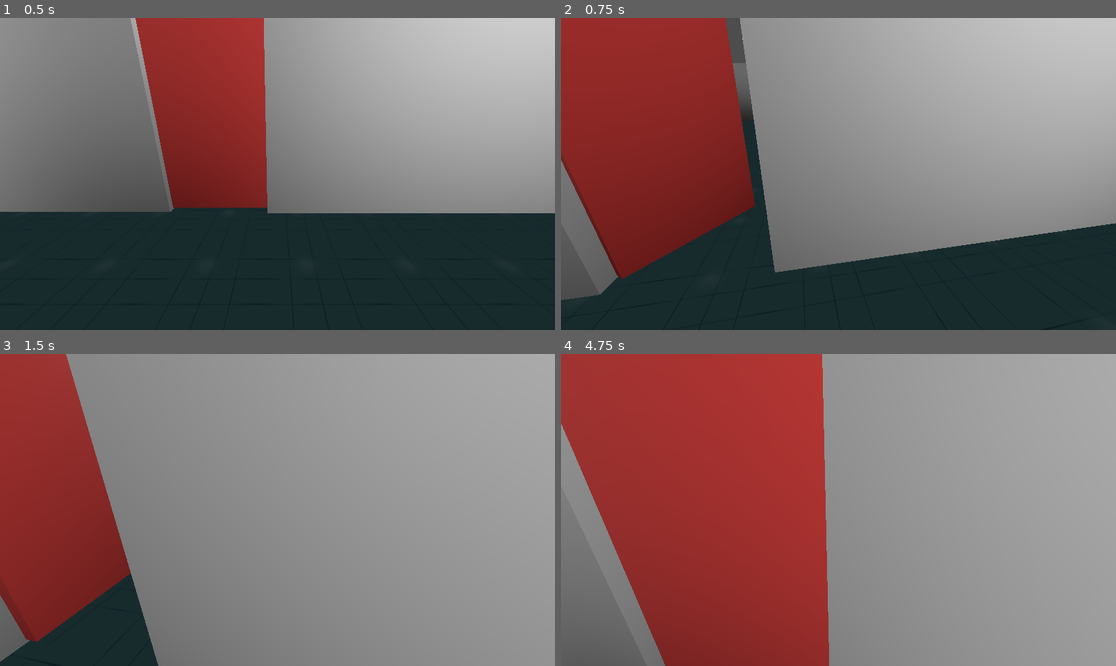
Above: before the commit, frames 1-4 (two rows, left to right).
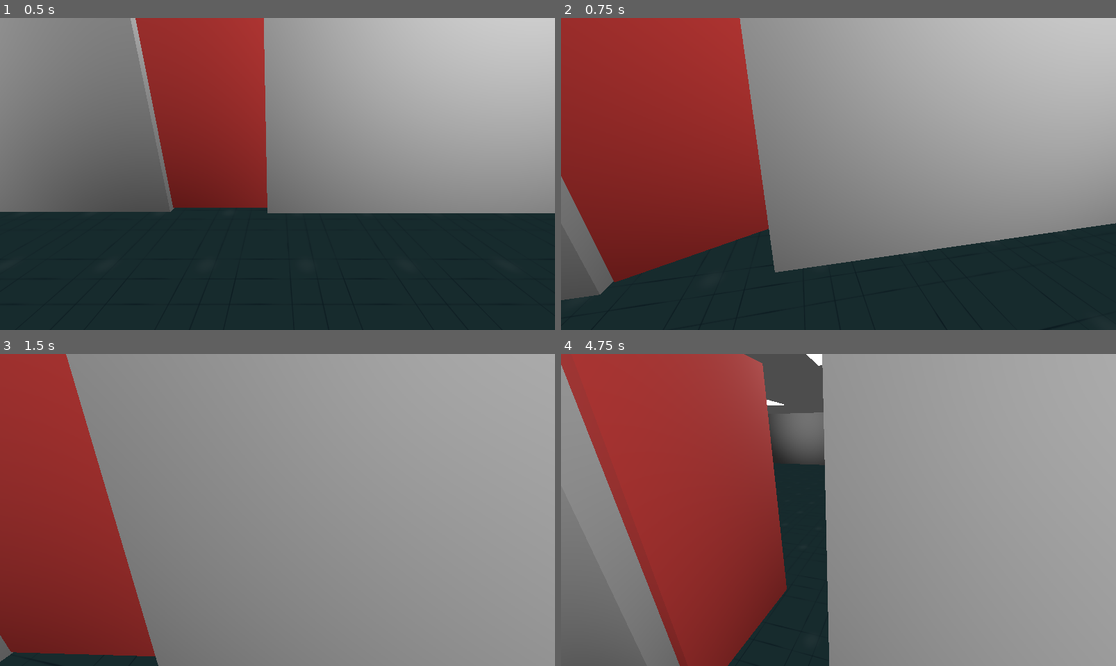
Above: after the commit, the same moments.

Repository: n1smm/ggj2026game
Game: Godot game, scene res://Scenes/Level/hospital.tscn
The game is run twice, just before and just after one commit, with the same random seed, the same clock (stepped at 60 frames per second) and the same inputs. This scene is started directly instead of the project's main scene.
Inputs (mouse positions are in pixels of both pictures, inside the frame that each line leads up to):
- Up to frame 1 (0.5 s): no input
- Up to frame 2 (0.75 s): tap Enter at 0.5 s; move the mouse to (866, 174) at 0.52 s; hold W (move_forward) from 0.53 s (still down); hold E (interact) from 0.53 s (still down)
- Up to frame 3 (1.5 s): keep holding W (move_forward); tap Space (jump) at 0.77 s; move the mouse to (249, 510) at 1.27 s; release E (interact) at 1.28 s; tap C (crouch) at 1.35 s
- Up to frame 4 (4.75 s): keep holding W (move_forward); tap Space (jump) at 1.52, 2.75, 3.02, 3.77, 4.52 s; tap E (interact) at 1.55, 2.85, 3.8, 4.35 s; move the mouse to (849, 503) at 2.02 s; hold E (interact) 2.03-2.78 s; move the mouse to (832, 516) at 2.77 s; move the mouse to (877, 513) at 3.52 s; hold C (crouch) 3.53-4.28 s; tap Enter at 4.25 s; move the mouse to (794, 506) at 4.27 s

Frame 1 is identical in both runs. In frame 2, 3.9% of the frame differs, in the area x 0-38%, y 0-85%; in frame 3, 3.8%; in frame 4, 15%, in the area x 0-49%, y 0-100%.

Commit message:
more doors; maybe too much

Diff:
--- a/hey_thats_my_face/player.gd
+++ b/hey_thats_my_face/player.gd
@@ -50,8 +50,6 @@
 			if interact_prompt_label:
 				interact_prompt_label.text = ""
 				interact_prompt_label.visible = false
-			can_interact = false
-			interact_target = null
 
 
 
